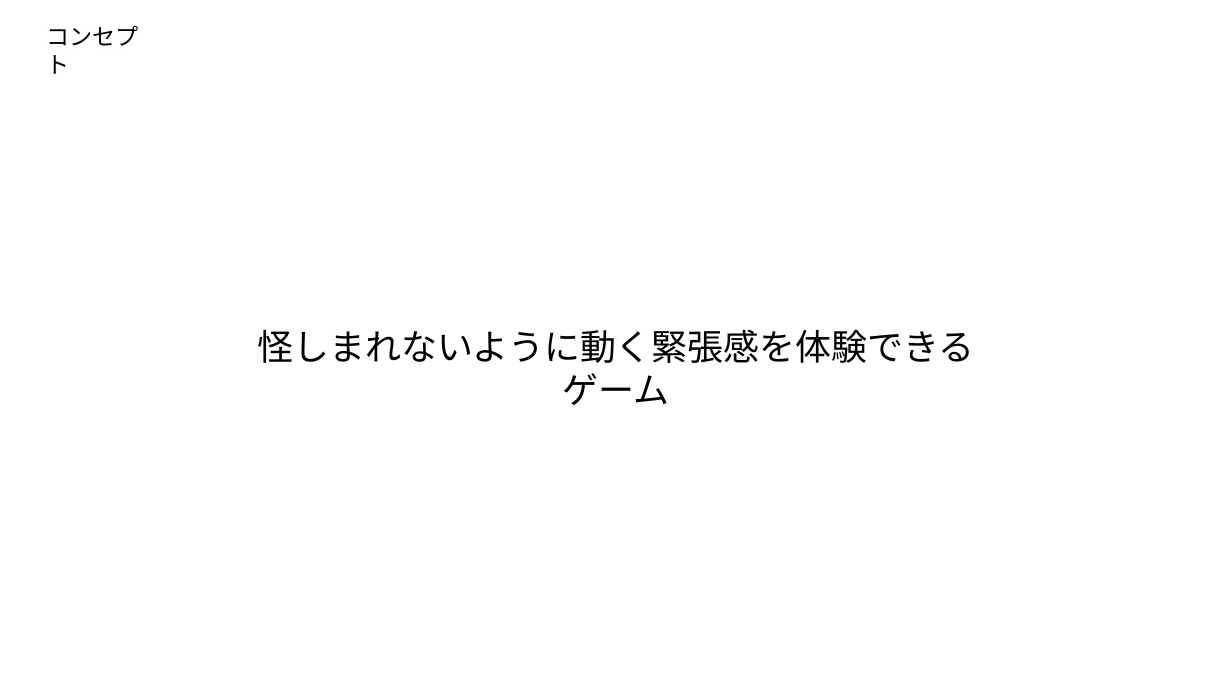
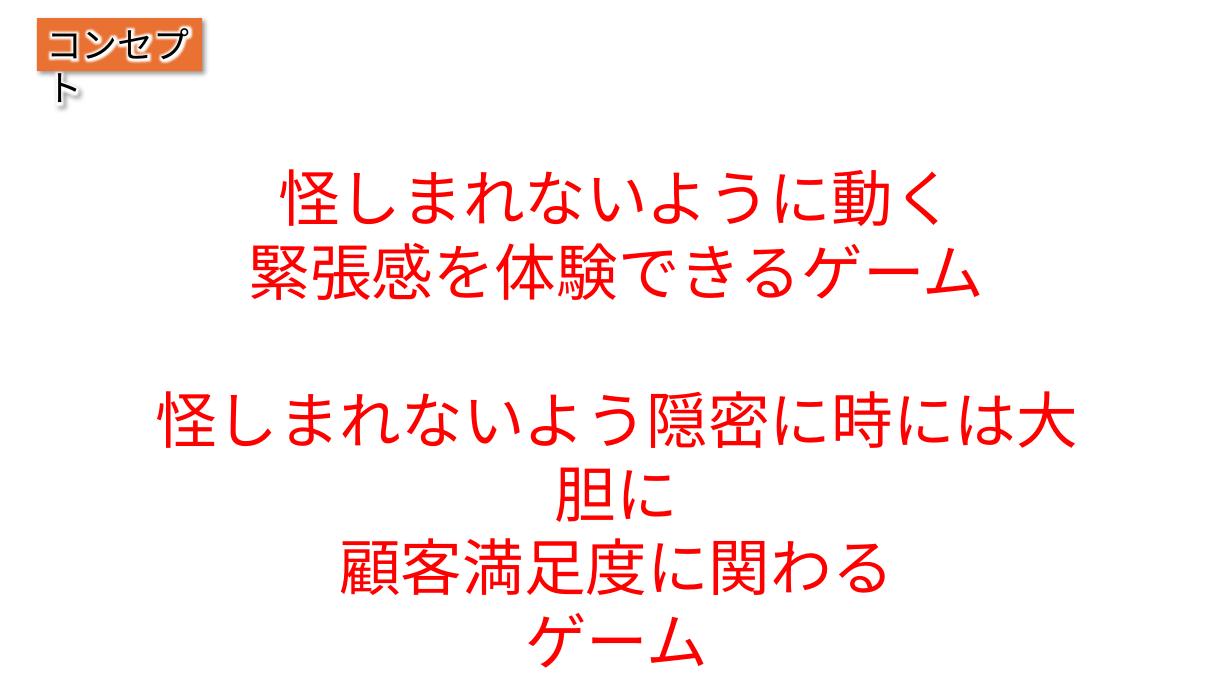
Before and after one commit to IbukiOkusada/GradProject, a slide deck: slide 2 of 企画書/カットビ企画書.pptx. Drawn at 1232x693 pixels with LibreOffice and Linux fonts; fonts in the diff are those of the drawing. Boxes give left, top, right and bottom in pixels: in the first picture for what was removed or moved away, otherwise in the second. Text is boxed around its words. In the diff, an @@ line names an element or a change of style, - is before the commit and + after.

```diff
--- a/企画書/カットビ企画書.pptx
+++ b/企画書/カットビ企画書.pptx
@@ rectangle "コンセプト": place and size @@
-rectangle "コンセプト" at [46, 26, 138, 74]
+rectangle "コンセプト" at [37, 18, 202, 71]
@@ rectangle "コンセプト" at [37, 18, 202, 71]: size 18 to 28 pt; fill none to #E97132; shadow on @@
@@ text at [155, 169, 1078, 595]: text changed; size 28 to 48 pt; text colour #000000 to #FF0000 @@
-怪しまれないように動く緊張感を体験できるゲーム
+怪しまれないように動く
+緊張感を体験できるゲーム
+怪しまれないよう隠密に時には大胆に
+顧客満足度に関わる
+ゲーム
```
Also in this commit, not shown: 6 other slides changed, 1 slide added, 1 slide removed.
